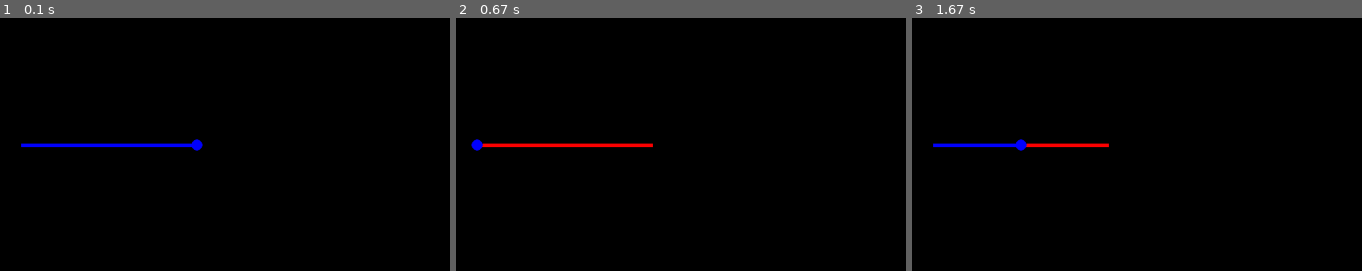
Above: before the commit, frames 1-3 (left to right).
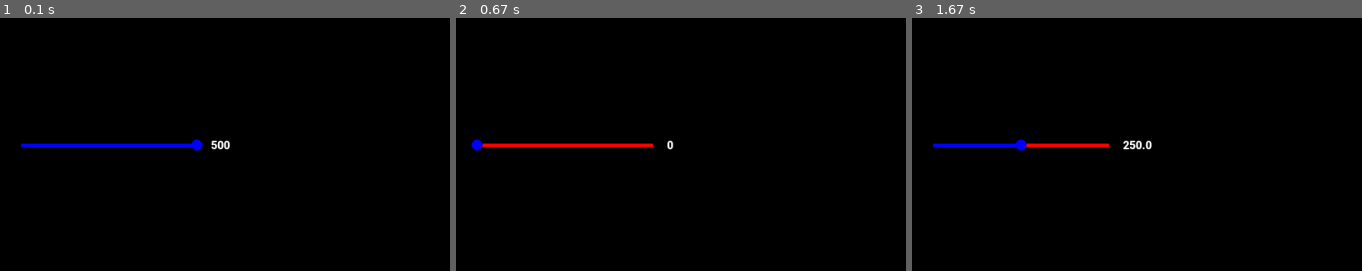
Above: after the commit, the same moments.

Repository: PraneethJain/PyGame-GUI
Game: pygame game, started from src/main.py
The game is run twice, just before and just after one commit, with the same random seed, the same clock (stepped at 60 frames per second) and the same inputs.
Inputs (mouse positions are % of the whole screen's width and height, from its top left):
- Up to frame 1 (0.1 s): no input
- Up to frame 2 (0.67 s): press the mouse at (50, 50) at 0.37 s; move the mouse to (34, 42) at 0.47 s; release the mouse at (19, 35) at 0.6 s
- Up to frame 3 (1.67 s): click (50, 50) at 0.72 s
The pictures show only the part of the screen within x 38-88%, y 25-75%; the shares and areas given below are measured in that part.

The runs differ from the first frame. In frame 1, 0.1% of the frame differs, in the area x 46-52%, y 48-53%; in frame 2, less than 0.1%; in frame 3, 0.2%, in the area x 46-54%, y 48-53%.

Commit message:
Formatted

Diff:
--- a/src/main.py
+++ b/src/main.py
@@ -7,7 +7,7 @@
 
 class Window:
     def __init__(self):
-        self.slider = Slider(max=500, color="red", filled_color="blue")
+        self.slider = Slider(max=500, color="red", filled_color="blue", show_value=True)
 
     def run(self):
         while True:
@@ -15,7 +15,6 @@
             self.handle_events(pg.event.get())
 
             self.slider.update()
-            print(self.slider.value)
 
             pg.display.update()
 
--- a/src/slider.py
+++ b/src/slider.py
@@ -10,9 +10,9 @@
         height=5,
         color=(255, 255, 255),
         filled_color=(0, 128, 128),
-        show_value = False,
-        font = pg.font.Font("fonts/Roboto-Black.ttf", 16),
-        font_color = (255, 255, 255)
+        show_value=False,
+        font=pg.font.Font("fonts/Roboto-Black.ttf", 16),
+        font_color=(255, 255, 255),
     ) -> None:
         self.width = width
         self.height = height
@@ -27,7 +27,7 @@
             (self.value * self.width / self.max, self.height)
         )
         self.filled_image.fill(self.filled_color)
-        self.filled_rect = self.filled_image.get_rect(topleft = self.rect.topleft)
+        self.filled_rect = self.filled_image.get_rect(topleft=self.rect.topleft)
         self.pressed = False
 
         self.show_value = show_value
@@ -35,12 +35,19 @@
             self.font = font
             self.font_color = font_color
             self.value_image = self.font.render(f"{self.value}", True, self.font_color)
-            self.value_rect = self.value_image.get_rect(midleft = (self.rect.right+20, self.rect.centery))
+            self.value_rect = self.value_image.get_rect(
+                midleft=(self.rect.right + 20, self.rect.centery)
+            )
 
     def draw(self):
         screen.blit(self.image, self.rect.topleft)
         screen.blit(self.filled_image, self.filled_rect.topleft)
-        pg.draw.circle(screen, self.filled_color, (self.rect.left + self.value/self.max*self.width, self.rect.centery), 8)
+        pg.draw.circle(
+            screen,
+            self.filled_color,
+            (self.rect.left + self.value / self.max * self.width, self.rect.centery),
+            8,
+        )
         if self.show_value:
             screen.blit(self.value_image, self.value_rect.topleft)
 
@@ -50,18 +57,24 @@
             if self.rect.collidepoint(x, y):
                 self.pressed = True
             if self.pressed:
-                self.value = (x-self.rect.left)*self.max/self.width
+                self.value = (x - self.rect.left) * self.max / self.width
                 if x > self.rect.right:
                     self.value = self.max
                 elif x < self.rect.left:
                     self.value = 0
 
-            self.filled_image = pg.Surface((self.value*self.width/self.max, self.height))
+            self.filled_image = pg.Surface(
+                (self.value * self.width / self.max, self.height)
+            )
             self.filled_image.fill(self.filled_color)
-            self.filled_rect = self.filled_image.get_rect(topleft = self.rect.topleft)
+            self.filled_rect = self.filled_image.get_rect(topleft=self.rect.topleft)
             if self.show_value:
-                self.value_image = self.font.render(f"{self.value}", True, self.font_color)
-                self.value_rect = self.value_image.get_rect(midleft = (self.rect.right+20, self.rect.centery))
+                self.value_image = self.font.render(
+                    f"{self.value}", True, self.font_color
+                )
+                self.value_rect = self.value_image.get_rect(
+                    midleft=(self.rect.right + 20, self.rect.centery)
+                )
 
         else:
             self.pressed = False
